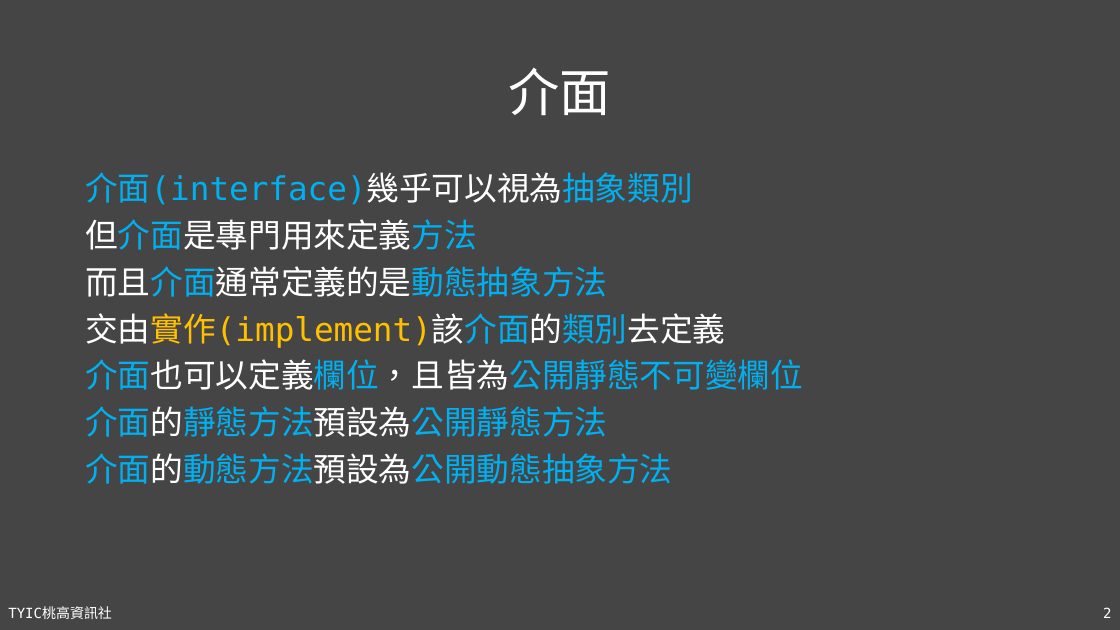
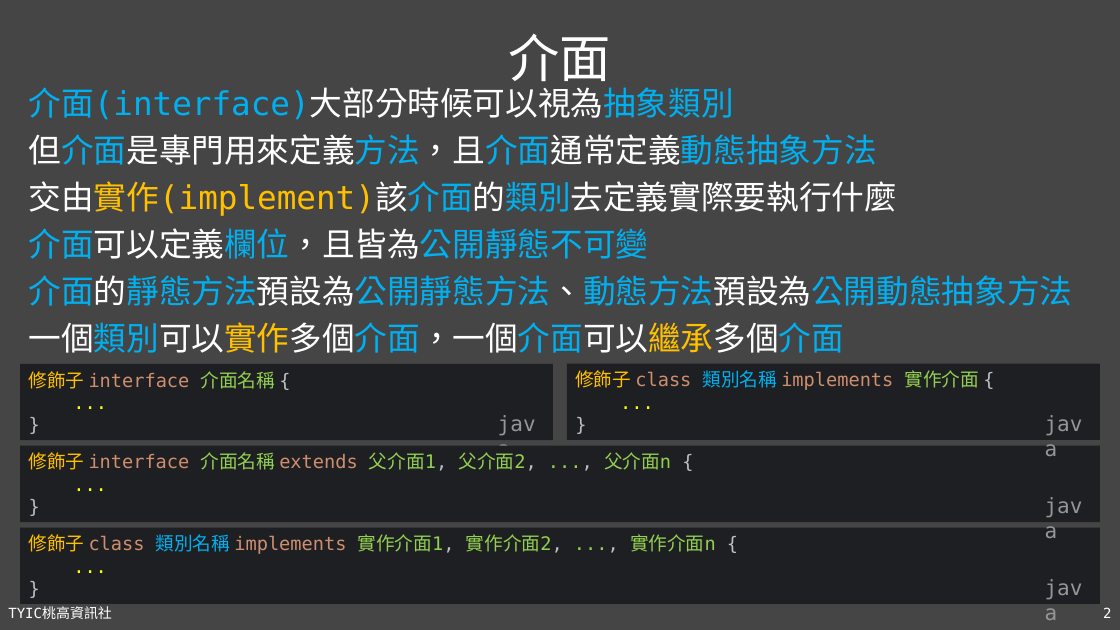
Before and after one commit to TYSHIC/slides, a slide deck: slide 2 of powerpoint/11_介面.pptx. Drawn at 1120x630 pixels with LibreOffice and Linux fonts; fonts in the diff are those of the drawing. Boxes give left, top, right and bottom in pixels: in the first picture for what was removed or moved away, otherwise in the second. Text is boxed around its words. In the diff, an @@ line names an element or a change of style, - is before the commit and + after.

```diff
--- a/powerpoint/11_介面.pptx
+++ b/powerpoint/11_介面.pptx
@@ title "介面" rewrapped from bbox=[509, 68, 612, 115] to bbox=[509, 34, 612, 90] @@
@@ text at bbox=[29, 87, 1073, 353]: text changed @@
-介面(interface)幾乎可以視為抽象類別
-但介面是專門用來定義方法
-而且介面通常定義的是動態抽象方法
-交由實作(implement)該介面的類別去定義
-介面也可以定義欄位，且皆為公開靜態不可變欄位
-介面的靜態方法預設為公開靜態方法
-介面的動態方法預設為公開動態抽象方法
+介面(interface)大部分時候可以視為抽象類別
+但介面是專門用來定義方法，且介面通常定義動態抽象方法
+交由實作(implement)該介面的類別去定義實際要執行什麼
+介面可以定義欄位，且皆為公開靜態不可變
+介面的靜態方法預設為公開靜態方法、動態方法預設為公開動態抽象方法
+一個類別可以實作多個介面，一個介面可以繼承多個介面
@@ rectangle added at bbox=[20, 364, 553, 440], fill #1E1F22, 16 pt, text #CF8E6D @@
+修飾子 interface 介面名稱 {
+...
+}
@@ rectangle added at bbox=[567, 364, 1100, 440], fill #1E1F22, 16 pt, text #CF8E6D @@
+修飾子 class 類別名稱 implements 實作介面 {
+...
+}
@@ text added at bbox=[490, 406, 554, 439], 18 pt, text #969696 @@
+java
@@ text added at bbox=[1037, 406, 1101, 439], 18 pt, text #969696 @@
+java
@@ rectangle added at bbox=[20, 446, 1100, 523], fill #1E1F22, 16 pt, text #92D050 @@
+修飾子 interface 介面名稱 extends 父介面1, 父介面2, ..., 父介面n {
+...
+}
@@ text added at bbox=[1037, 488, 1101, 522], 18 pt, text #969696 @@
+java
@@ rectangle added at bbox=[20, 528, 1100, 604], fill #1E1F22, 16 pt, text #92D050 @@
+修飾子 class 類別名稱 implements 實作介面1, 實作介面2, ..., 實作介面n {
+...
+}
@@ text added at bbox=[1037, 571, 1101, 604], 18 pt, text #969696 @@
+java
```
Also in this commit, not shown: 1 other slide changed, 6 slides added, 14 other files.
